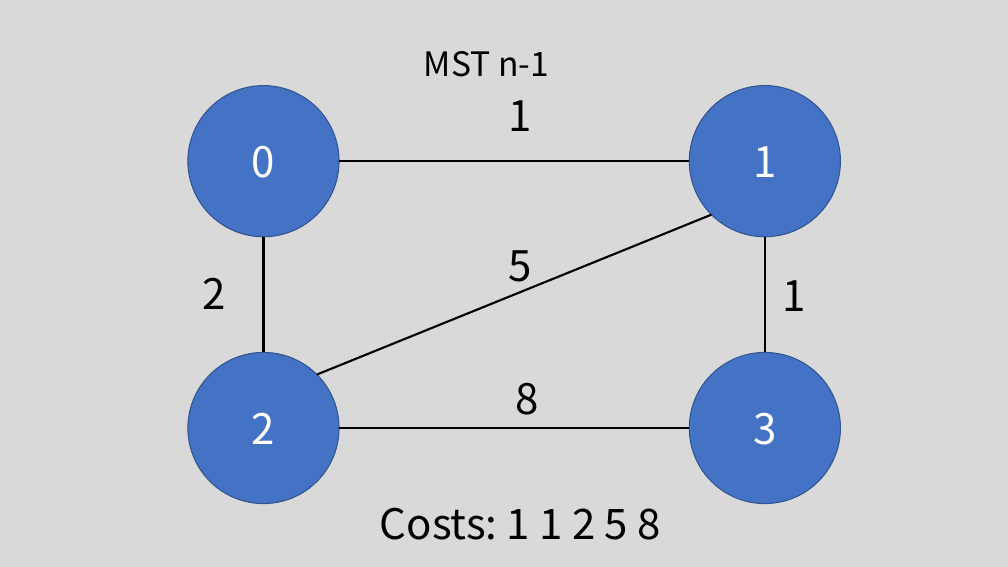
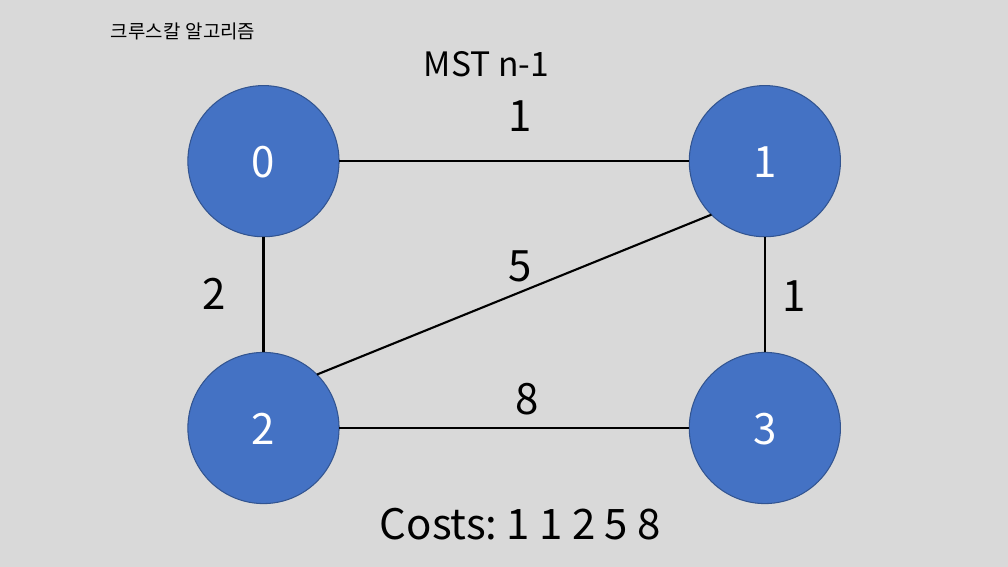
Before and after one commit to kalgory/210119_Island-Connect_CWY, a slide deck: slide 2 of island connect.pptx (slide 1 before the commit). Drawn at 1008x567 pixels with LibreOffice and Linux fonts; fonts in the diff are those of the drawing. Boxes give left, top, right and bottom in pixels: in the first picture for what was removed or moved away, otherwise in the second. Text is boxed around its words. In the diff, an @@ line names an element or a change of style, - is before the commit and + after.

Commit message:
Add ppt

```diff
--- a/island connect.pptx
+++ b/island connect.pptx
@@ text added at <box>111,22,256,40</box>, 18 pt, text #000000 @@
+크루스칼 알고리즘
```
Also in this commit, not shown: 1 slide added, 2 other files.
